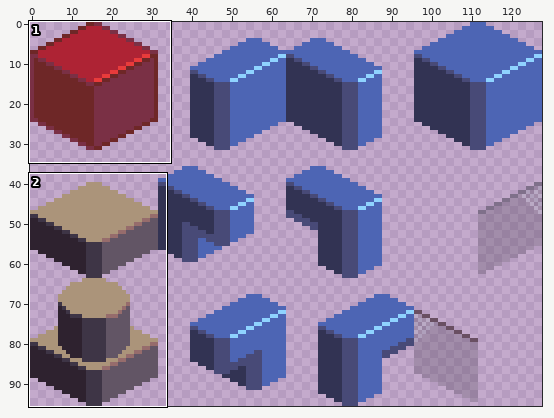
Pixel-art file -- Brackeys Game Jam 2025.1/tilemap.aseprite. The first picture is a wide view before the edit; the outline marks the close-up.
Close-up. Before the edit:
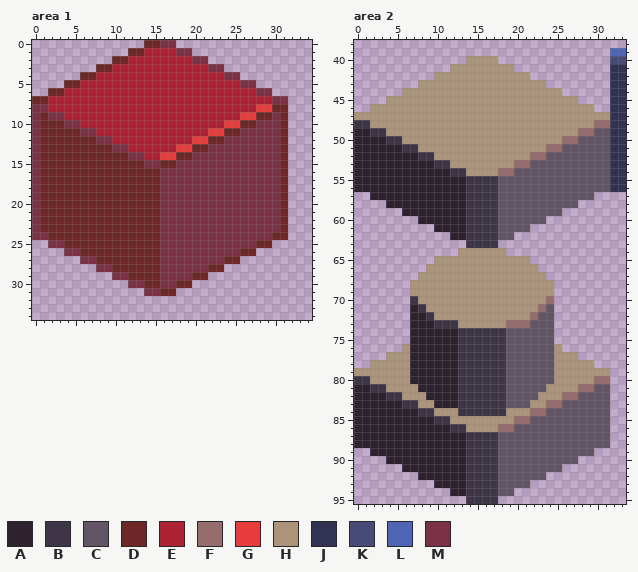
128x96 pixels, 1 frame. Shown: area 1: x 0..34, y 0..34; area 2: x 0..33, y 38..95.
Palette (. is transparent): A #2e222f  B #3e3546  C #625565  D #6e2727  E #ae2334  F #966c6c  G #e83b3b  H #ab947a  J #323353  K #484a77  L #4d65b4  M #7a3045
Now the later version:
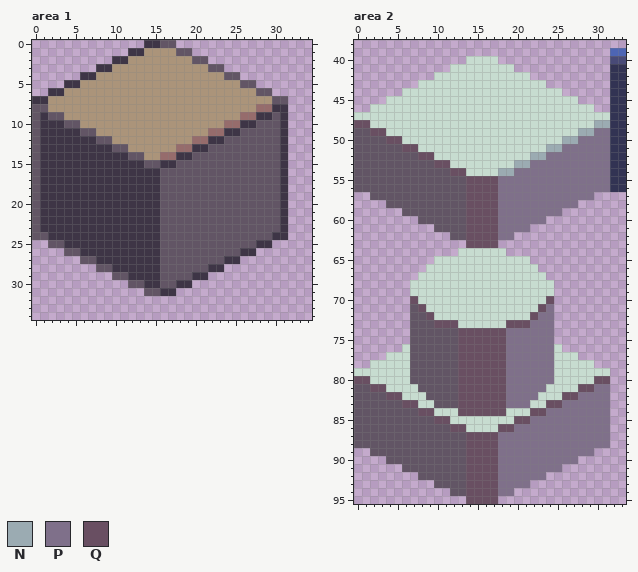
Colours new in this view: N #9babb2  P #7f708a  Q #694f62
Difference:
colour E: #ae2334 -> #ab947a
colour H: #ab947a -> #c7dcd0
Changed rows in their new state; - is a pixel that keeps its letter.
Area 1, layer "floor":
first column x 0:
 0 --------------BBCC--------------
 1 ------------BB----CC------------
 2 ----------BB--------CC----------
 3 --------BB------------CC--------
 4 ------BB----------------CC------
 5 ----BB--------------------CC----
 6 --BB------------------------CC--
 7 BB----------------------------CC
 8 CC--------------------------FFBB
 9 CBCC----------------------FFBBCB
10 CBBBCC------------------FFBBCCCB
11 CBBBBBCC--------------FFBBCCCCCB
12 CBBBBBBBCC----------FFBBCCCCCCCB
13 CBBBBBBBBBCC------FFBBCCCCCCCCCB
14 CBBBBBBBBBBBCC--FFBBCCCCCCCCCCCB
15 CBBBBBBBBBBBBBCCBBCCCCCCCCCCCCCB
16 CBBBBBBBBBBBBBBBCCCCCCCCCCCCCCCB
17 CBBBBBBBBBBBBBBBCCCCCCCCCCCCCCCB
18 CBBBBBBBBBBBBBBBCCCCCCCCCCCCCCCB
19 CBBBBBBBBBBBBBBBCCCCCCCCCCCCCCCB
20 CBBBBBBBBBBBBBBBCCCCCCCCCCCCCCCB
21 CBBBBBBBBBBBBBBBCCCCCCCCCCCCCCCB
22 CBBBBBBBBBBBBBBBCCCCCCCCCCCCCCCB
23 CBBBBBBBBBBBBBBBCCCCCCCCCCCCCCCB
24 CCBBBBBBBBBBBBBBCCCCCCCCCCCCCCBB
25 --CCBBBBBBBBBBBBCCCCCCCCCCCCBB--
26 ----CCBBBBBBBBBBCCCCCCCCCCBB----
27 ------CCBBBBBBBBCCCCCCCCBB------
28 --------CCBBBBBBCCCCCCBB--------
29 ----------CCBBBBCCCCBB----------
30 ------------CCBBCCBB------------
31 --------------CCBB--------------
Area 2, layer "showcase":
first column x 0:
48 QQ----------------------------NN
49 CCQQ------------------------NNPP
50 CCCCQQ--------------------NNPPPP
51 CCCCCCQQ----------------NNPPPPPP
52 CCCCCCCCQQ------------NNPPPPPPPP
53 CCCCCCCCCCQQ--------NNPPPPPPPPPP
54 CCCCCCCCCCCCQQ----NNPPPPPPPPPPPP
55 CCCCCCCCCCCCCCQQQQPPPPPPPPPPPPPP
56 CCCCCCCCCCCCCCQQQQPPPPPPPPPPPPPP
57 --CCCCCCCCCCCCQQQQPPPPPPPPPPPP--
58 ----CCCCCCCCCCQQQQPPPPPPPPPP----
59 ------CCCCCCCCQQQQPPPPPPPP------
60 --------CCCCCCQQQQPPPPPP--------
61 ----------CCCCQQQQPPPP----------
62 ------------CCQQQQPP------------
63 --------------QQQQ--------------
first column x 0:
70 -------Q----------------Q-------
71 -------CQ--------------QP-------
72 -------CCQ------------QPP-------
73 -------CCCQQQ------QQQPPP-------
74 -------CCCCCCQQQQQQPPPPPP-------
75 -------CCCCCCQQQQQQPPPPPP-------
76 -------CCCCCCQQQQQQPPPPPP-------
77 -------CCCCCCQQQQQQPPPPPP-------
78 -------CCCCCCQQQQQQPPPPPP-------
79 -------CCCCCCQQQQQQPPPPPP-------
80 QQ-----CCCCCCQQQQQQPPPPPP-----QQ
81 CCQQ----CCCCCQQQQQQPPPPP----QQPP
82 CCCCQQ---CCCCQQQQQQPPPP---QQPPPP
83 CCCCCCQQ--CCCQQQQQQPPP--QQPPPPPP
84 CCCCCCCCQQ---QQQQQQ---QQPPPPPPPP
85 CCCCCCCCCCQQ--------QQPPPPPPPPPP
86 CCCCCCCCCCCCQQ----QQPPPPPPPPPPPP
87 CCCCCCCCCCCCCCQQQQPPPPPPPPPPPPPP
88 CCCCCCCCCCCCCCQQQQPPPPPPPPPPPPPP
89 --CCCCCCCCCCCCQQQQPPPPPPPPPPPP--
90 ----CCCCCCCCCCQQQQPPPPPPPPPP----
91 ------CCCCCCCCQQQQPPPPPPPP------
92 --------CCCCCCQQQQPPPPPP--------
93 ----------CCCCQQQQPPPP----------
94 ------------CCQQQQPP------------
95 --------------QQQQ--------------
